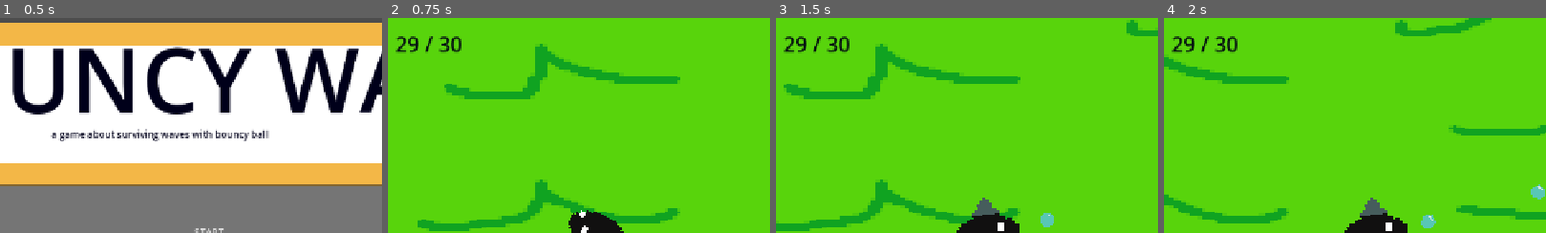
Above: before the commit, frames 1-4 (left to right).
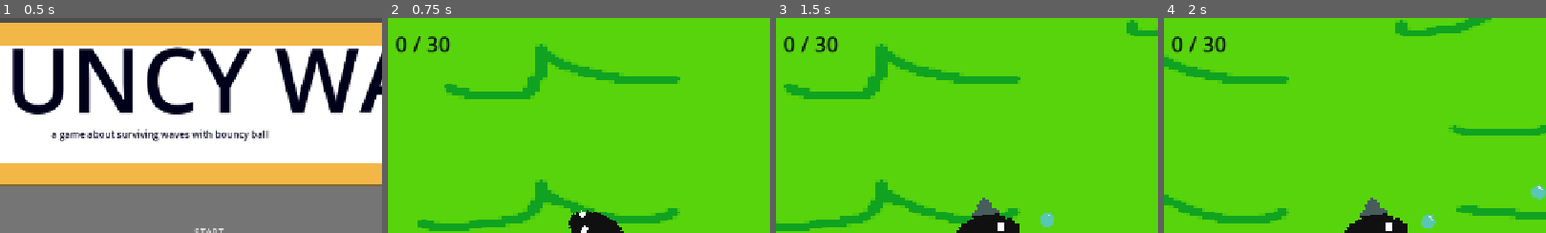
Above: after the commit, the same moments.

Repository: rohan-pandurangi/bounce-back-game
Game: Godot game, scene res://scenes/title_screen.tscn
Same seed, same stepped clock (60 frames per second), same inputs: the game is played once before the commit and once after it.
Inputs (mouse positions are % of the whole screen's width and height, from its top left):
- Up to frame 1 (0.5 s): no input
- Up to frame 2 (0.75 s): click "START" at 0.5 s
- Up to frame 3 (1.5 s): move the mouse to (72, 45) at 1.27 s; press the mouse at (72, 45) at 1.28 s; hold D (move_right) from 1.28 s (still down)
- Up to frame 4 (2 s): keep holding D (move_right)
The pictures show only the part of the screen within x 22-72%, y 0-50%; the shares and areas given below are measured in that part.

Frame 1 is identical in both runs. In frame 2, 0.7% of the frame differs, in the area x 2-20%, y 8-17%; in frame 3, 0.7%; in frame 4, 0.7%.

Commit message:
Update world.gd

Diff:
--- a/scripts/world.gd
+++ b/scripts/world.gd
@@ -8,7 +8,7 @@
 
 var respawn_pending: bool = false
 
-var killCount: int = 29
+var killCount: int = 0
 var bossCount: int = 1
 var boss_triggered: bool = false
 @onready var boss_label: Label = $CanvasLayer/BossCountLabel
